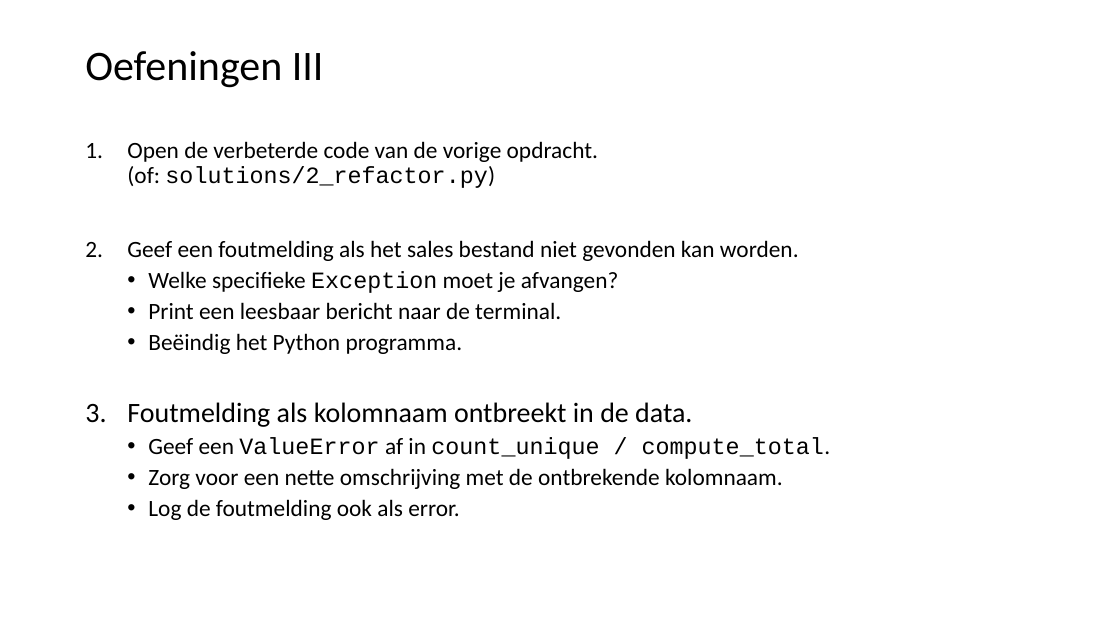
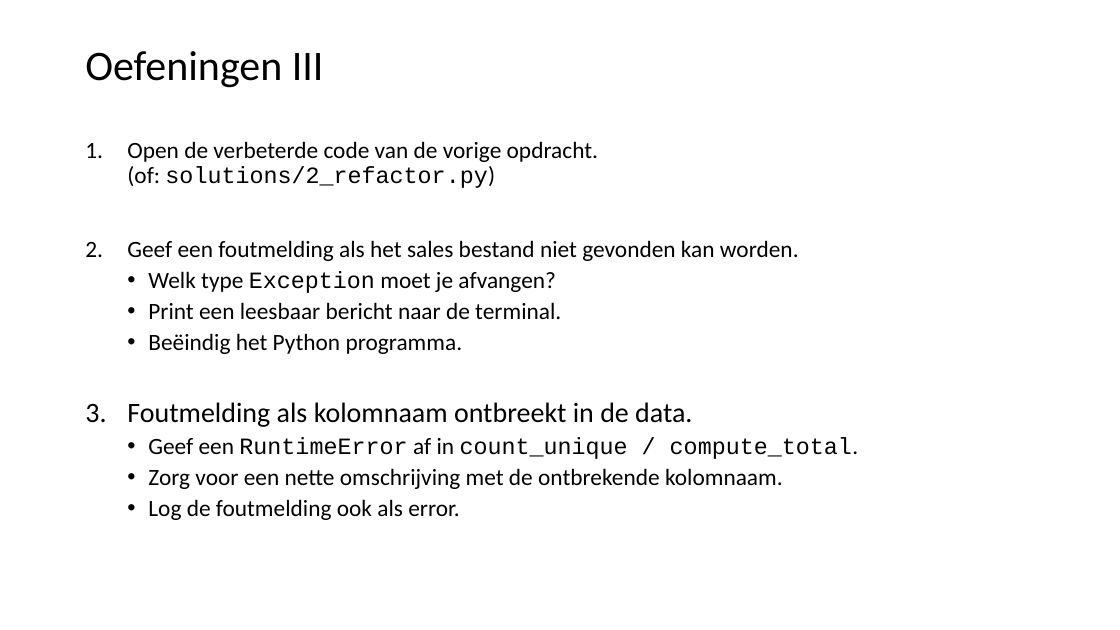
Before and after one commit to LFKoning/knowledge-sharing, a slide deck: slide 46 of python_course/2_production_code/python_cursus_2.pptx. Drawn at 1120x630 pixels with LibreOffice and Linux fonts; fonts in the diff are those of the drawing. Boxes give left, top, right and bottom in pixels: in the first picture for what was removed or moved away, otherwise in the second. Text is boxed around its words. In the diff, an @@ line names an element or a change of style, - is before the commit and + after.

```diff
--- a/python_course/2_production_code/python_cursus_2.pptx
+++ b/python_course/2_production_code/python_cursus_2.pptx
@@ text at <box>148,271,556,293</box>: text changed @@
-  • Welke specifieke Exception moet je afvangen?
+  • Welk type Exception moet je afvangen?
@@ text at <box>148,437,859,459</box>: text changed @@
-  • Geef een ValueError af in count_unique / compute_total.
+  • Geef een RuntimeError af in count_unique / compute_total.
```
Also in this commit, not shown: 10 other slides changed, 8 other files.
